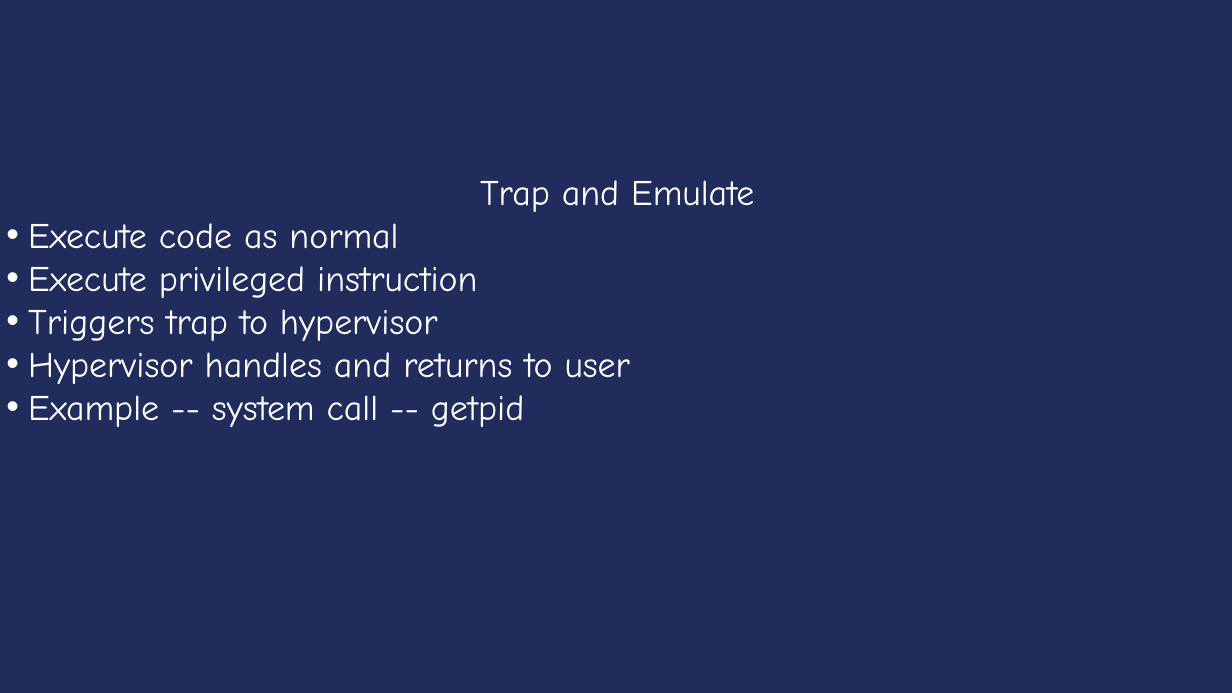
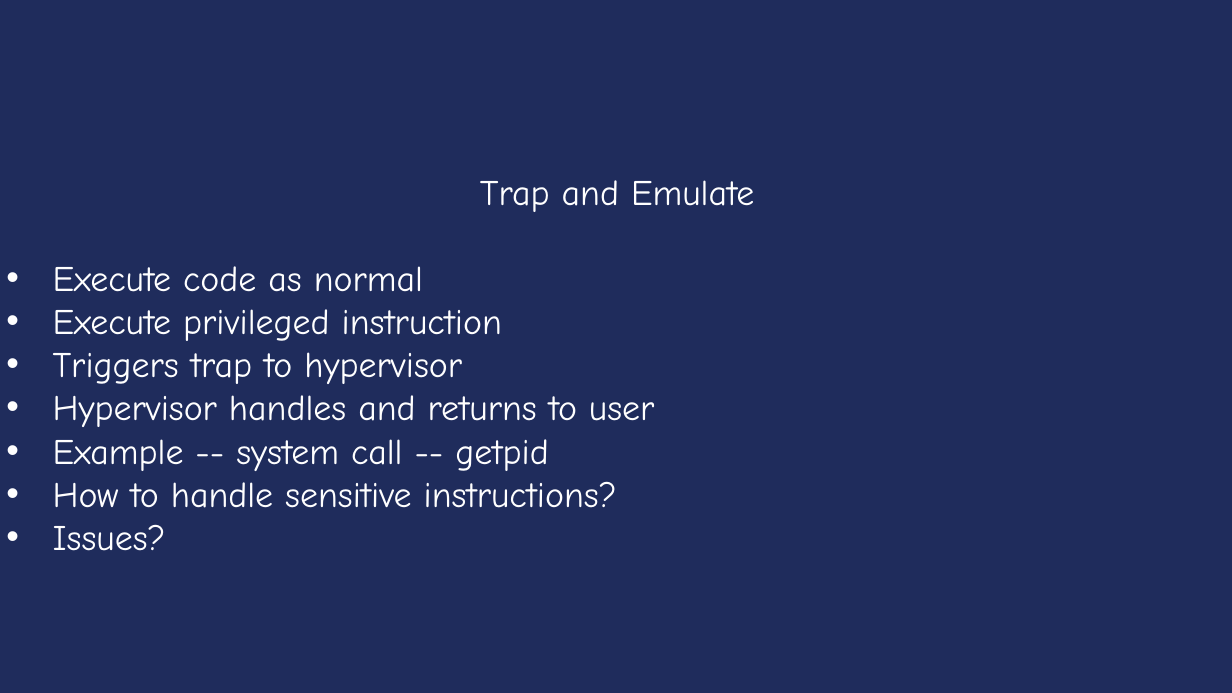
Before and after one commit to Rpersie/xv6-course, a slide deck: slide 18 of yale/ppt/ppt-english/Lecture15-Virtualization.ppt (slide 14 before the commit). Drawn at 1232x693 pixels with LibreOffice and Linux fonts; fonts in the diff are those of the drawing. Boxes give left, top, right and bottom in pixels: in the first picture for what was removed or moved away, otherwise in the second. Text is boxed around its words. In the diff, an @@ line names an element or a change of style, - is before the commit and + after.

```diff
--- a/yale/ppt/ppt-english/Lecture15-Virtualization.ppt
+++ b/yale/ppt/ppt-english/Lecture15-Virtualization.ppt
@@ text at (x1=53, y1=266, x2=654, y2=471): indent changed @@
@@ text at (x1=53, y1=481, x2=617, y2=551): paragraphs added @@
+• How to handle sensitive instructions?
+• Issues?
```
Also in this commit, not shown: 28 other slides changed, 16 other files.
